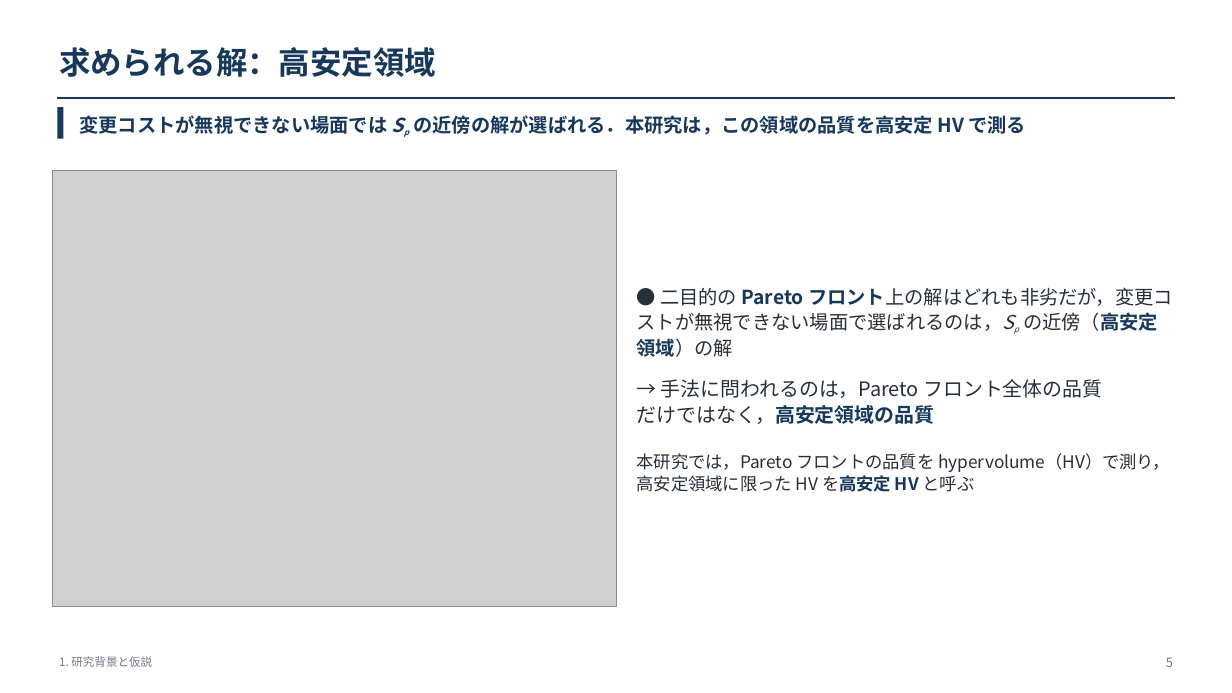
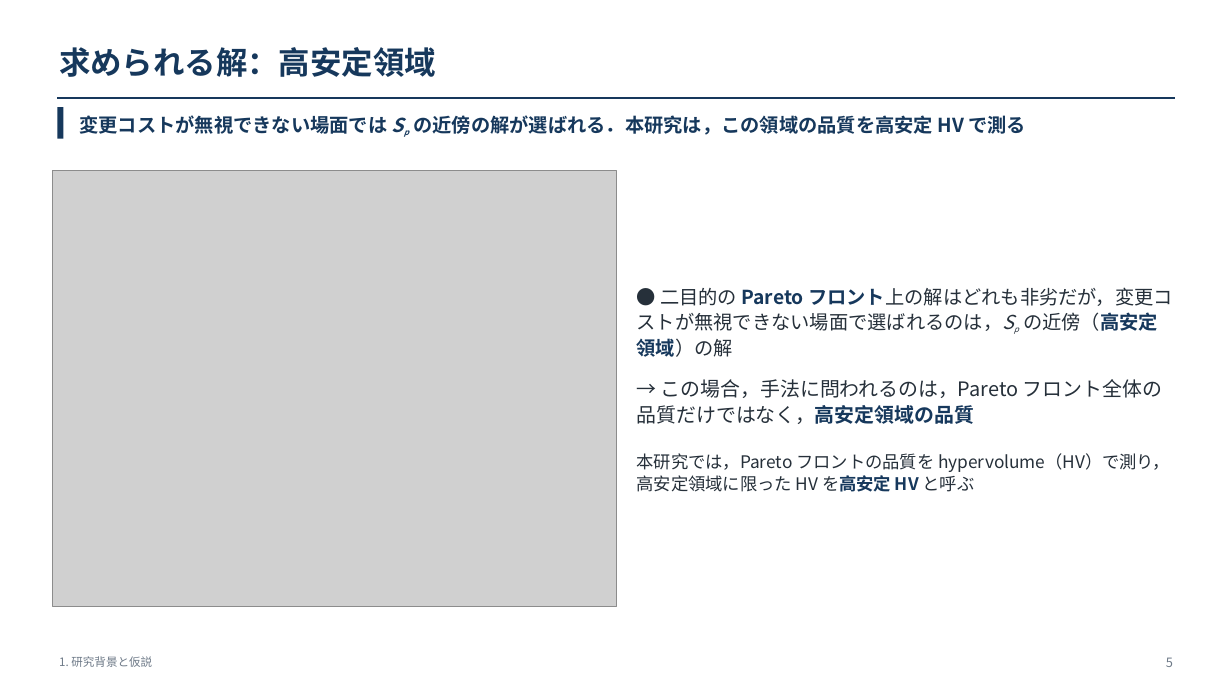
Before and after one commit to kitotakumi/stability_scheduling, a slide deck: slide 5 of doc/presentation_materials/JIMA2026fall_発表.pptx. Drawn at 1232x693 pixels with LibreOffice and Linux fonts; fonts in the diff are those of the drawing; grey boxes stand for pictures. Boxes give left, top, right and bottom in pixels: in the first picture for what was removed or moved away, otherwise in the second. Text is boxed around its words. In the diff, an @@ line names an element or a change of style, - is before the commit and + after.

```diff
--- a/doc/presentation_materials/JIMA2026fall_発表.pptx
+++ b/doc/presentation_materials/JIMA2026fall_発表.pptx
@@ text at [637,379,1162,424]: text changed @@
-→ 手法に問われるのは，Pareto フロント全体の品質
-だけではなく，高安定領域の品質
+→ この場合，手法に問われるのは，Pareto フロント全体の品質だけではなく，高安定領域の品質
```
Also in this commit, not shown: 3 other slides changed, 2 other files.
